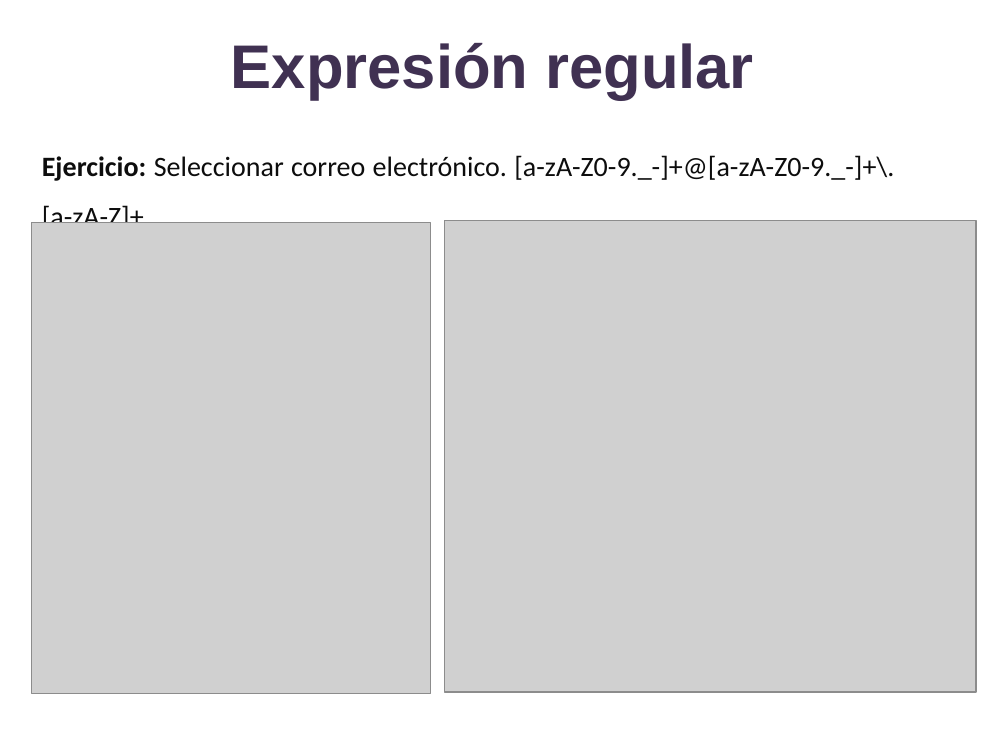
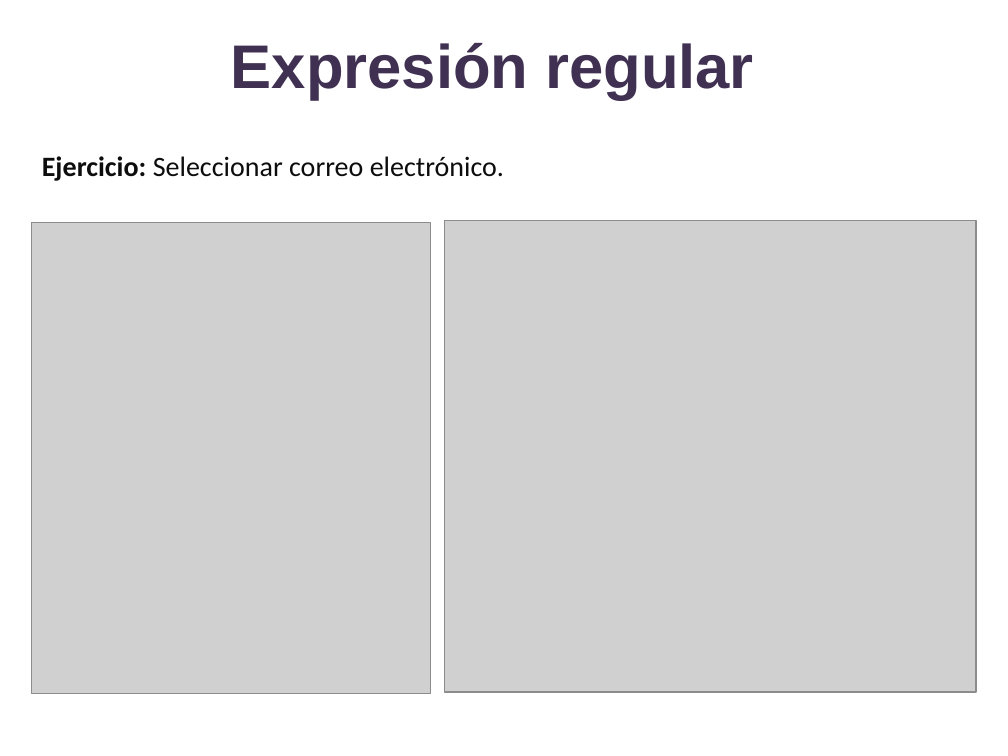
Before and after one commit to lizetheP/Analitica, a slide deck: slide 50 of CalendarioAgo2022/presentaciones/18_Expresiones_regulares.pptx (slide 51 before the commit). Drawn at 1008x756 pixels with LibreOffice and Linux fonts; fonts in the diff are those of the drawing; grey boxes stand for pictures. Boxes give left, top, right and bottom in pixels: in the first picture for what was removed or moved away, otherwise in the second. Text is boxed around its words. In the diff, an @@ line names an element or a change of style, - is before the commit and + after.

```diff
--- a/CalendarioAgo2022/presentaciones/18_Expresiones_regulares.pptx
+++ b/CalendarioAgo2022/presentaciones/18_Expresiones_regulares.pptx
@@ text at box(42, 156, 504, 181): text changed @@
-Ejercicio: Seleccionar correo electrónico. [a-zA-Z0-9._-]+@[a-zA-Z0-9._-]+\.[a-zA-Z]+
+Ejercicio: Seleccionar correo electrónico.
```
Also in this commit, not shown: 8 other slides changed, 1 slide added, 51 slides removed, 2 other files.
